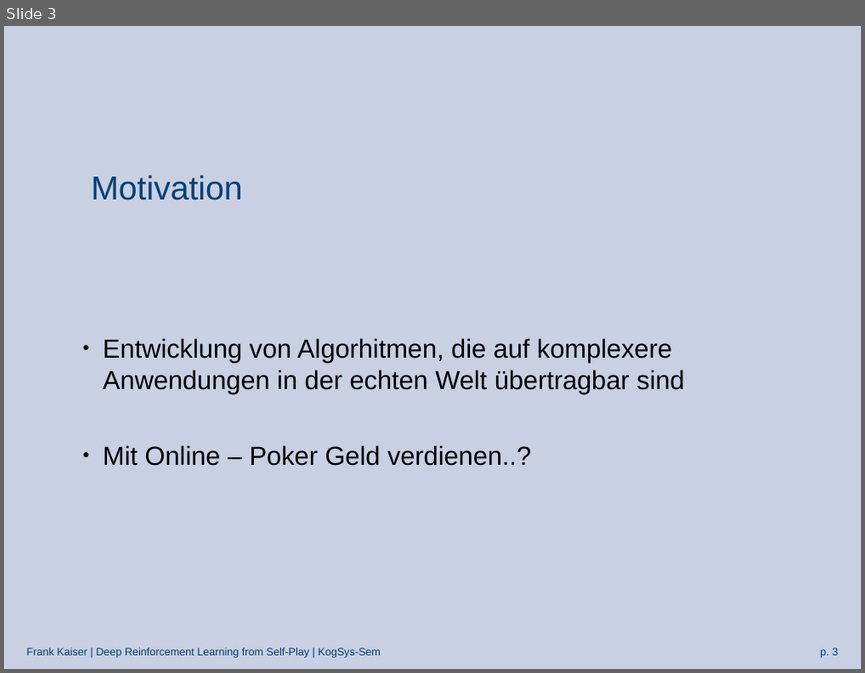
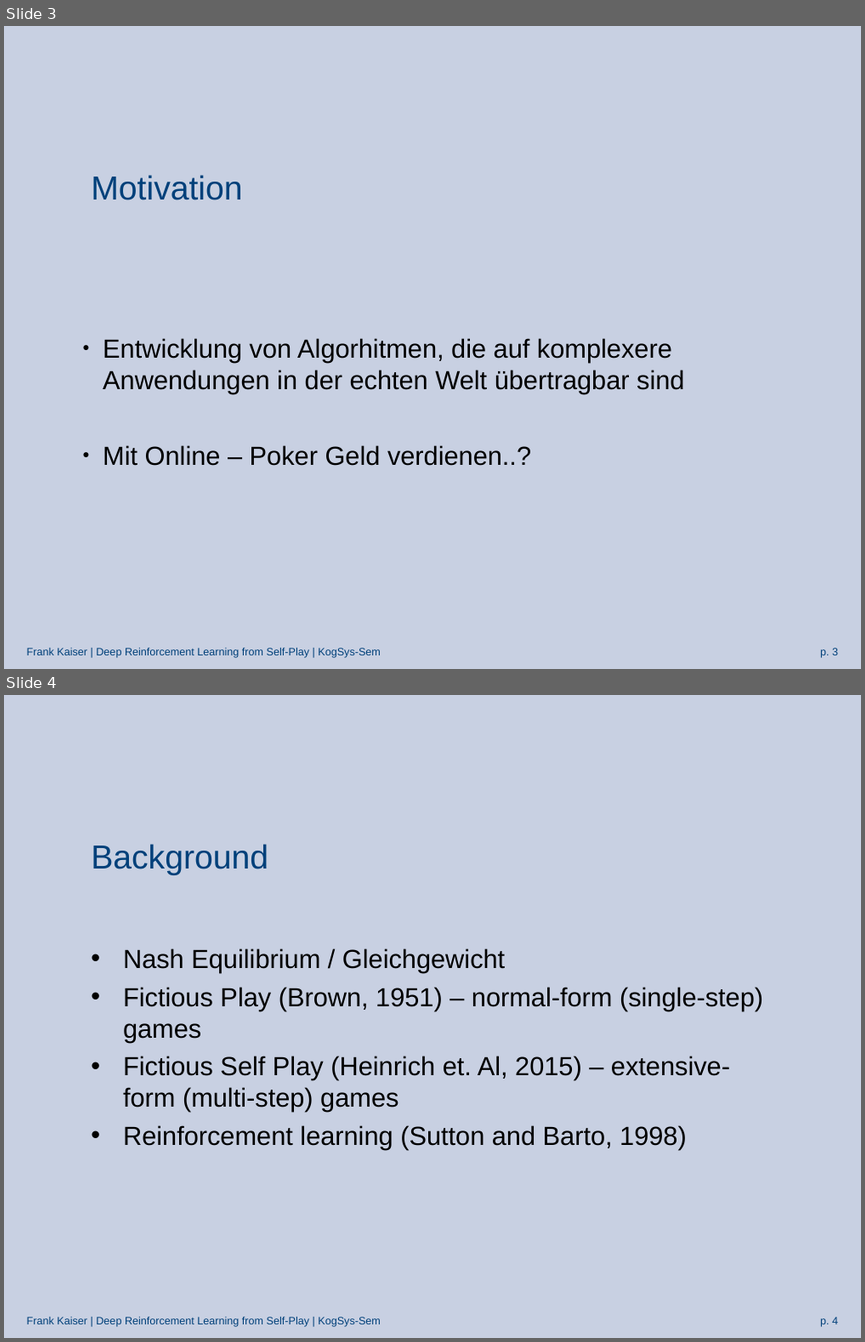
Before and after one commit to Arosares/studies, a slide deck: KogSys-Sem/Präsentation_nfsp.odp. Shown one above the other, each under a label of ours: slide 3 before the commit, slides 3 and 4 after it. The pictures are 865x673 and 865x1342 pixels, drawn with LibreOffice and Linux fonts; fonts in the diff are those of the drawing; background and template pictures are left out. Boxes give left, top, right and bottom in pixels: in the first picture for what was removed or moved away, otherwise in the second. Text is boxed around its words. In the diff, an @@ line names an element or a change of style, - is before the commit and + after.

```diff
--- a/KogSys-Sem/Präsentation_nfsp.odp
+++ b/KogSys-Sem/Präsentation_nfsp.odp
@@ slide 4 added at [4,695,861,1338], background picture (left out); not listed: 2 template elements that a slide beside it also shows @@
@@ title added at [91,844,268,875], 28 pt, text #00407A @@
+Background
@@ text added at [123,948,763,1149], 22 pt, text #000000 @@
+• Nash Equilibrium / Gleichgewicht
+• Fictious Play (Brown, 1951) – normal-form (single-step) games
+• Fictious Self Play (Heinrich et. Al, 2015) – extensive-form (multi-step) games
+• Reinforcement learning (Sutton and Barto, 1998)
```
Also in this commit, not shown: 1 slide changed, 3 other slides added, 4 other files.
